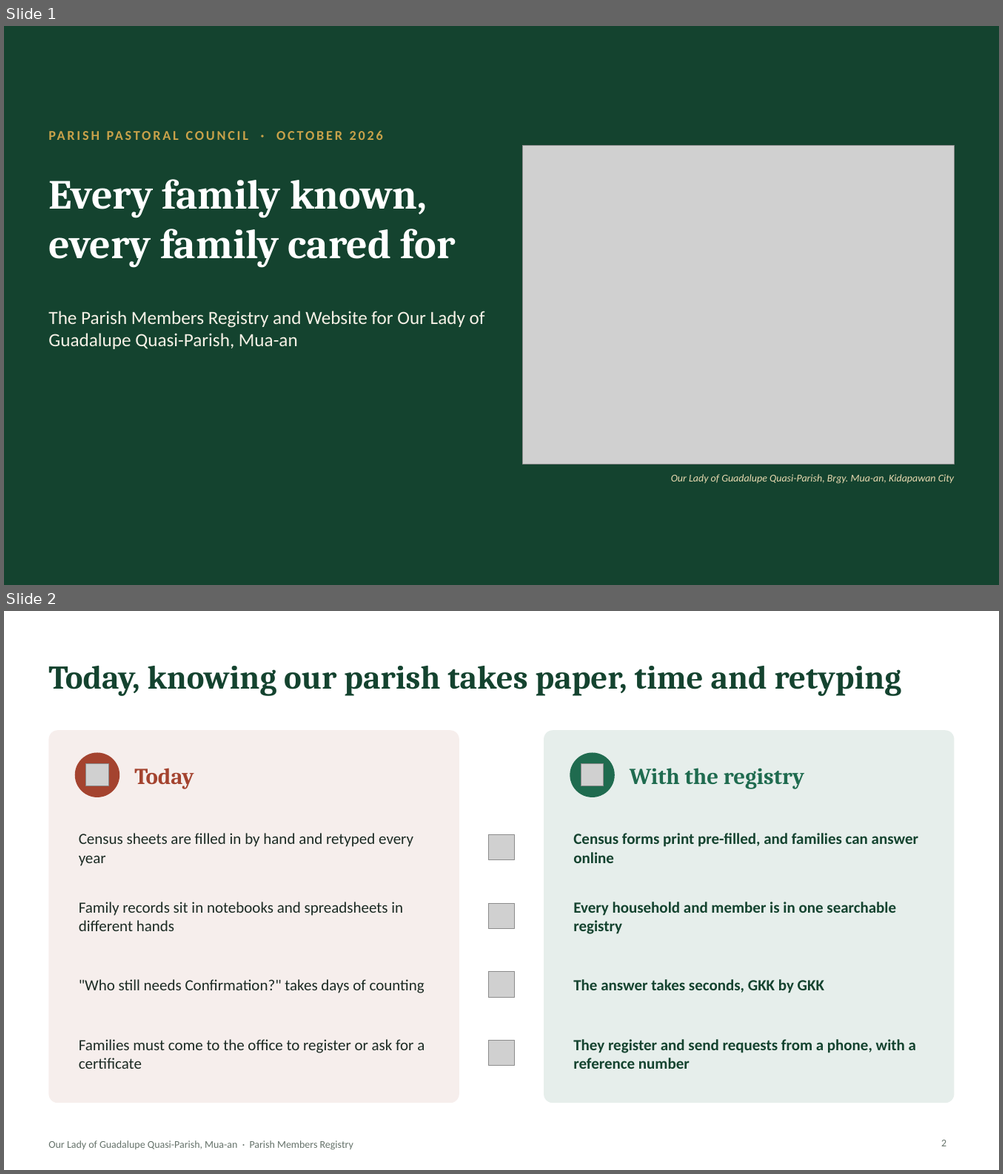
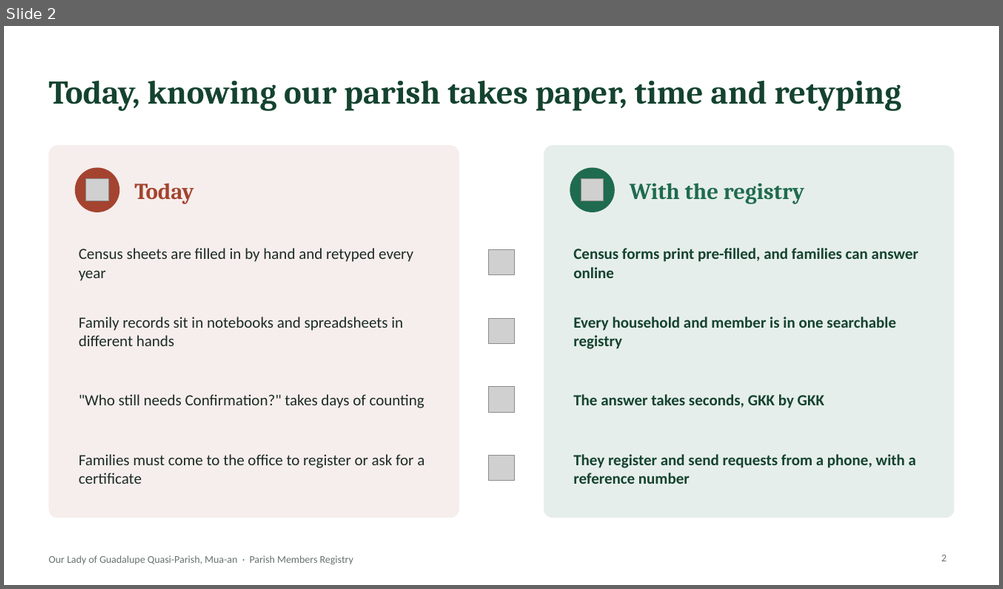
Before and after one commit to DaveenDev/parish-members-registry, a slide deck: docs/Parish-Registry-Council-Pitch.pptx. Shown one above the other, each under a label of ours: slides 1 and 2 before the commit, slide 2 after it. The pictures are 1003x1174 and 1003x589 pixels, drawn with LibreOffice and Linux fonts; fonts in the diff are those of the drawing; grey boxes stand for pictures. Boxes give left, top, right and bottom in pixels: in the first picture for what was removed or moved away, otherwise in the second. Text is boxed around its words. In the diff, an @@ line names an element or a change of style, - is before the commit and + after.

```diff
--- a/docs/Parish-Registry-Council-Pitch.pptx
+++ b/docs/Parish-Registry-Council-Pitch.pptx
@@ slide 1 removed at (x1=4, y1=26, x2=999, y2=585), background #14432F @@
@@ picture removed at (x1=523, y1=145, x2=954, y2=465) @@
@@ title removed at (x1=48, y1=179, x2=455, y2=268) @@
-Every family known, every family cared for
@@ text removed at (x1=48, y1=311, x2=485, y2=349) @@
-The Parish Members Registry and Website for Our Lady of Guadalupe Quasi-Parish, Mua-an
@@ text removed at (x1=81, y1=311, x2=127, y2=324) @@
-PARISH PASTORAL COUNCIL · OCTOBER 2026
@@ text removed at (x1=671, y1=474, x2=953, y2=484) @@
-Our Lady of Guadalupe Quasi-Parish, Brgy. Mua-an, Kidapawan City
```
Also in this commit, not shown: 1 slide changed, 1 slide added, 1 other slide removed, 1 other file.
